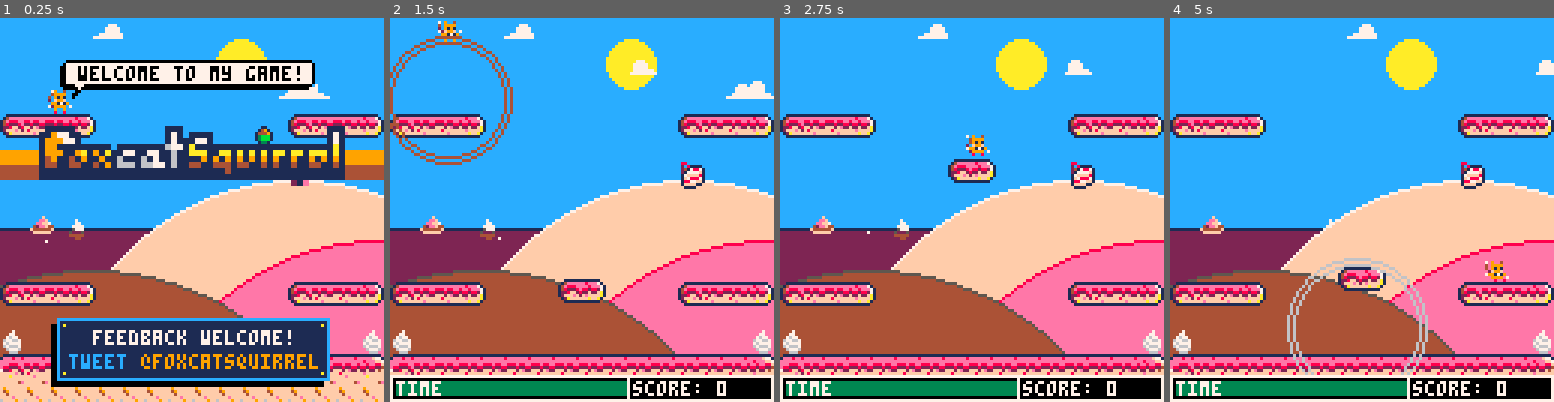
Above: before the commit, frames 1-4 (left to right).
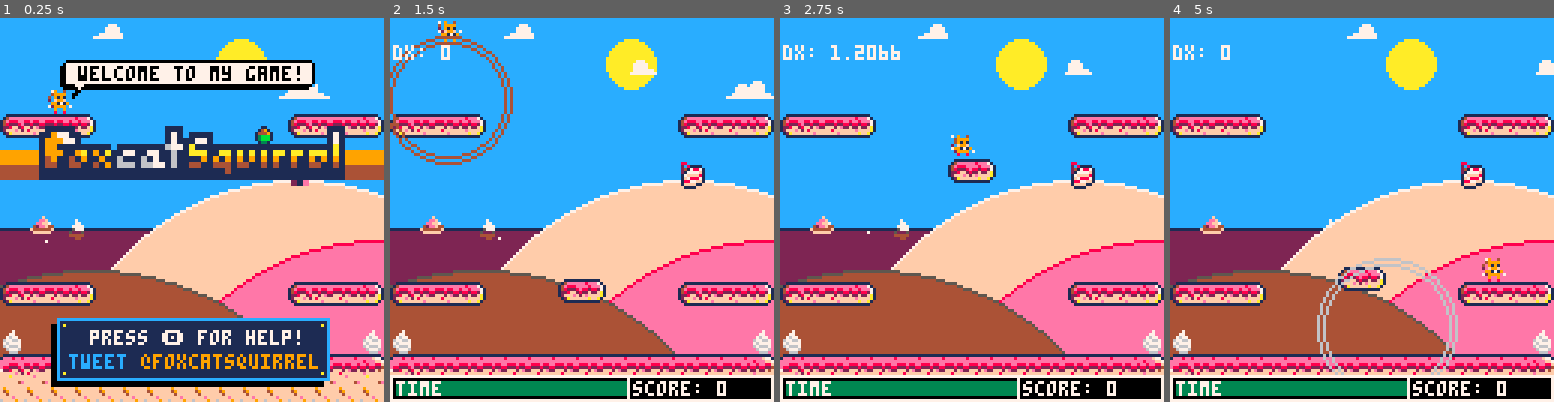
Above: after the commit, the same moments.

Repository: daddynewts/foxcatsquirrel
Game: PICO-8 cartridge foxcatsquirrel.p8
Two runs of this game, one before a commit and one after it. Both use one fixed random seed, a clock stepped at 60 frames per second and the inputs below.
Inputs:
- Up to frame 1 (0.25 s): no input
- Up to frame 2 (1.5 s): tap X (X key) at 0.33, 1.07 s; tap O (Z key) at 0.7 s
- Up to frame 3 (2.75 s): hold Right 1.6-2.1 s; tap O (Z key) at 1.7, 2.1, 2.5 s; tap X (X key) at 1.85 s; hold Right from 2.47 s (still down)
- Up to frame 4 (5 s): tap O (Z key) every 0.4 s from 2.9 to 4.9 s; tap X (X key) at 2.97, 4.08 s; release Right at 3.03 s; hold Left 3.08-3.58 s; hold Down 3.63-3.97 s; hold Right 4.02-4.68 s

The runs differ from the first frame. In frame 1, 1.1% of the frame differs, in the area x 23-79%, y 81-86%; in frame 2, 0.2%; in frame 3, 0.8%; in frame 4, 2.7%, in the area x 0-89%, y 7-93%.

Commit message:
Physics improvement
Better acceleration and feeling overall.

Diff:
--- a/foxcatsquirrel.p8
+++ b/foxcatsquirrel.p8
@@ -90,10 +90,10 @@
   flp=false,
   dx=0, -- means player is not moving at the start
   dy=0,
-  max_dx=3,	-- default 3
+  max_dx=3.4,	-- default 3
   max_dy=3, -- default 3 or 4.5
-  acc=0.4, -- default 0.5
-  boost=3.8, -- default 4
+  acc=0.2, -- was 0.5, now .2
+  boost=3.8, -- was 4, now 3.8
   anim=0,
   running=false,
   jumping=false,
@@ -158,7 +158,7 @@
   balloon_sp=61
 
  gravity=0.3
- friction=0.85
+ friction=0.95 -- default 0.85
 
 --map limits
  map_start=0
@@ -205,7 +205,7 @@
 end
 
 function test_ui()
- --print("vplatform.y: "..vplatform.y,cam_x+1,9,7)
+ print("dx: "..player.dx,cam_x+1,9,7)
  --print("hplatform.x: "..hplatform.x,cam_x+1,17,7)
  --food hitbox
 -- if #skulls>=1 then
@@ -288,7 +288,7 @@
 
 function timecheck()
  timegain=count -- default 12
- --timeleft-=timededuction
+ timeleft-=timededuction
  timededuction=0.1*(count/6) -- default 0.1*(count/6)
 
  if timeleft >=78 then
@@ -421,7 +421,9 @@
   and not player.gliding
   and not player.jumping then
    player.running=false
+   friction=0.3
    player.sliding=true
+ else friction=0.95
  end
 
  -- slide turn to left
@@ -444,6 +446,11 @@
    sfx(slide_sfx,0)
   end
 
+ if player.sliding
+  and not btn(⬅️)
+  and not btn(➡️)
+ then friction=0.7
+  end
  --jump
  if btnp(❎)
  and player.landed
@@ -1365,7 +1372,7 @@
  pset(21,118,10)
  pset(107,118,10)
 
- print("feedback welcome!",31,104,7)
+ print("press 🅾️ for help!",30,104,7)
  print("tweet",23,112,12)
  print("@foxcatsquirrel",47,112,9)
 
@@ -1507,6 +1514,7 @@
   del(ghosts,ghost)
   del(skulls,skull)
   count=0
+  init_times()
   level+=1
   m+=12
   timeleft=127--timeleft+(timegain*2)
Not shown, changed: the thumbnail (__label__) section of foxcatsquirrel.p8
Not shown, changed: the sound effects (__sfx__) section of foxcatsquirrel.p8
